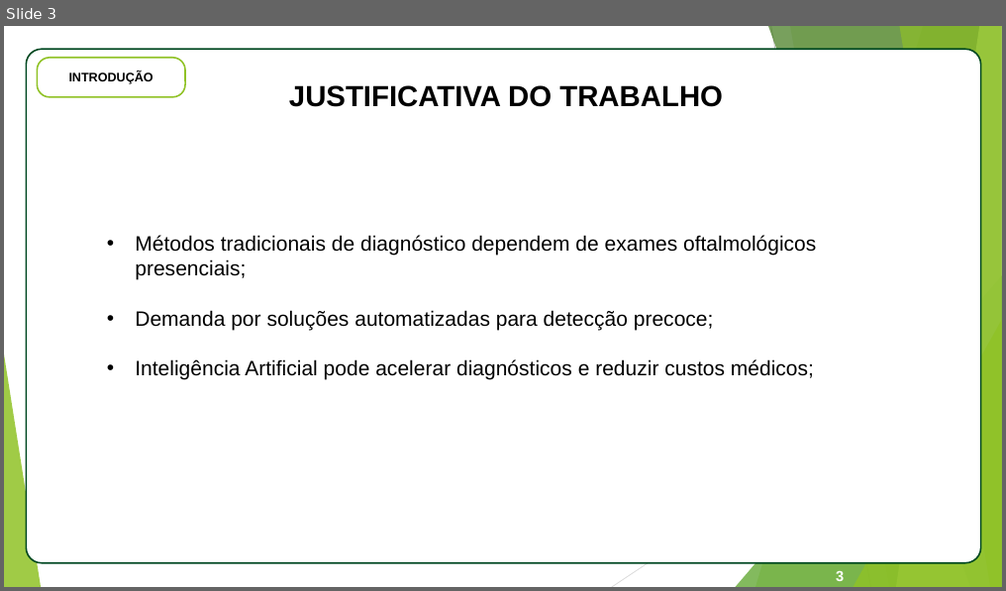
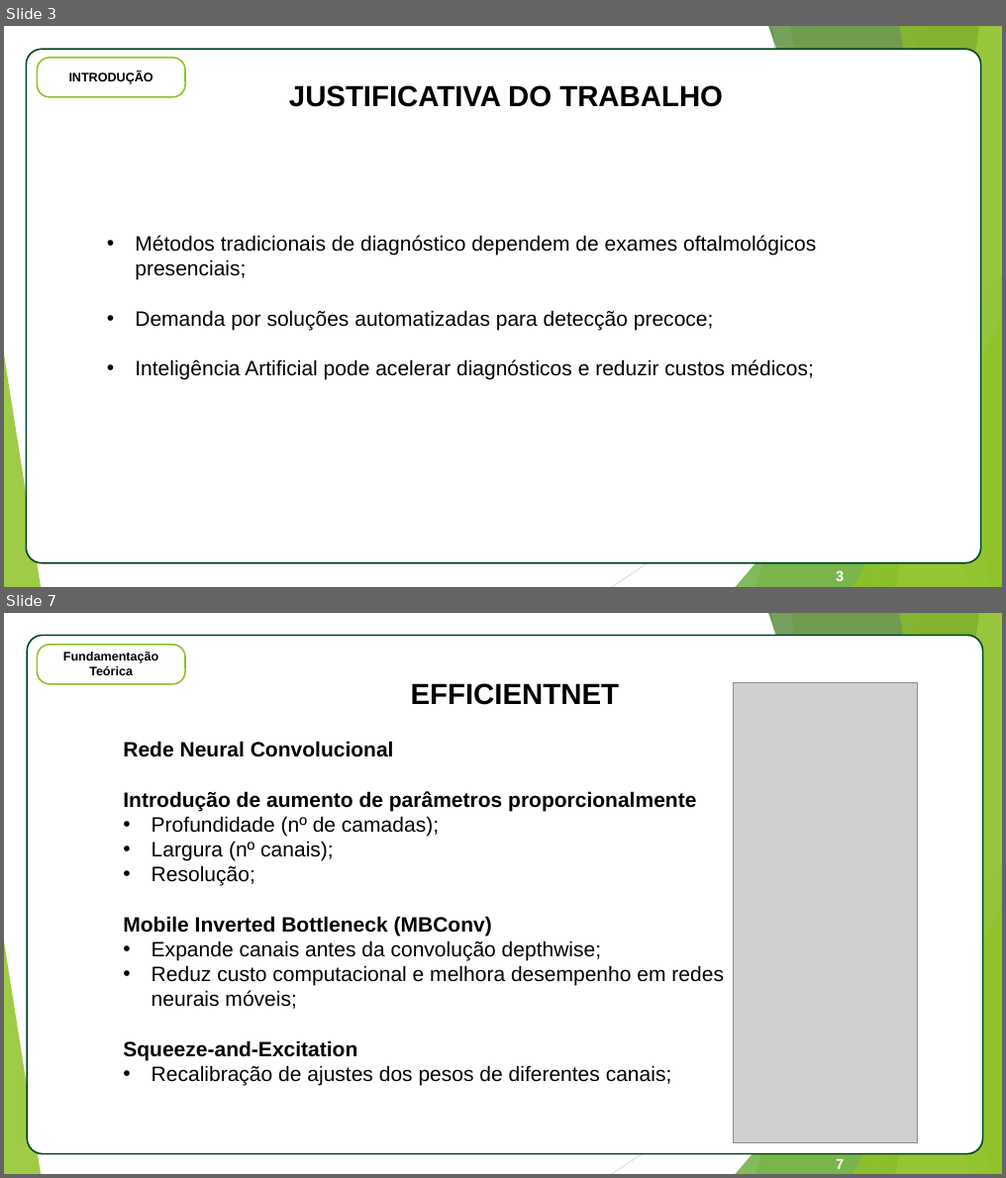
Before and after one commit to estrada-felipe/FundusDetectionTCC, a slide deck: tcc_documento/Apresentacao_TCC_Felipe_Estrada.pptx. Shown one above the other, each under a label of ours: slide 3 before the commit, slides 3 and 7 after it; the slides between them are not shown. The pictures are 1006x591 and 1006x1178 pixels, drawn with LibreOffice and Linux fonts; fonts in the diff are those of the drawing; grey boxes stand for pictures. Boxes give left, top, right and bottom in pixels: in the first picture for what was removed or moved away, otherwise in the second. Text is boxed around its words. In the diff, an @@ line names an element or a change of style, - is before the commit and + after.

```diff
--- a/tcc_documento/Apresentacao_TCC_Felipe_Estrada.pptx
+++ b/tcc_documento/Apresentacao_TCC_Felipe_Estrada.pptx
@@ slide 7 added at <box>4,613,1002,1174</box>, background #FFFFFF; not listed: 10 template elements that a slide beside it also shows @@
@@ rounded rectangle added at <box>27,635,983,1155</box>, fill #FFFFFF, outline #004821 1.5 pt @@
@@ rounded rectangle added at <box>37,645,185,684</box>, fill #FFFFFF, outline #90C226 1.5 pt @@
@@ text added at <box>63,652,158,675</box>, 12 pt, text #000000, bold @@
+Fundamentação Teórica
@@ text added at <box>411,683,619,705</box>, 28 pt, text #000000, bold @@
+EFFICIENTNET
@@ picture added at <box>734,682,918,1144</box> @@
@@ text added at <box>123,741,724,1086</box>, 20 pt, text #000000 @@
+Rede Neural Convolucional
+Introdução de aumento de parâmetros proporcionalmente
+• Profundidade (nº de camadas);
+• Largura (nº canais);
+• Resolução;
+Mobile Inverted Bottleneck (MBConv)
+• Expande canais antes da convolução depthwise;
+• Reduz custo computacional e melhora desempenho em redes neurais móveis;
+Squeeze-and-Excitation
+• Recalibração de ajustes dos pesos de diferentes canais;
@@ page number added at <box>836,1159,844,1169</box>, 14 pt, text #FFFFFF, bold @@
+7
```
Also in this commit, not shown: 4 slides changed, 14 other slides added, 30 slides removed, 4 other files.
